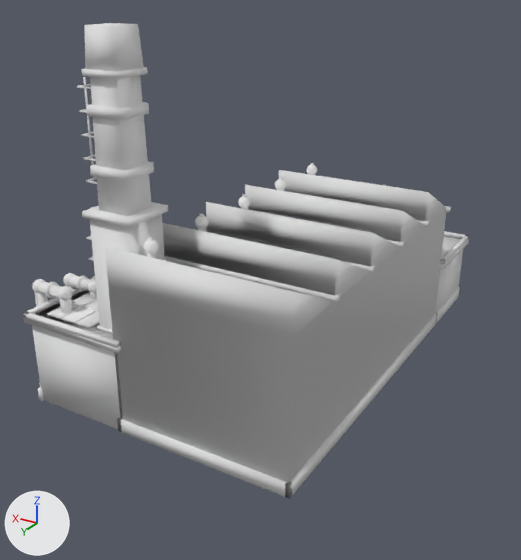
Renders of the glTF model price-of-everything-0.1/assets/supply_chain_3d/industrial_factory_lvl3_contour.glb from each side of a commit.
Rendered twice from a 50 mm camera at (-0.757, 1.341, 0.804) aimed at (-0.023, 0.116, 0.192). Every picture has the same lights, and +X, +Y and +Z are marked at lower left. The picture after the commit comes second. Vertices at exactly the same position are counted once.

In view in the first picture: 'industrial_factory_contour'.
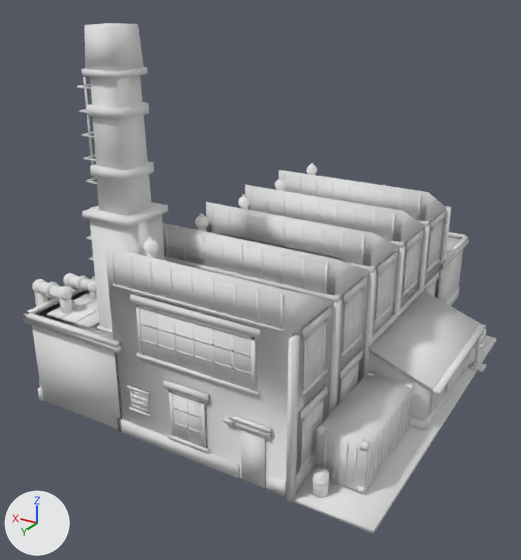
The newer file is also turned or shifted as a whole; pictures and numbers use the older file's frame.

Where the change shows, as pixel boxes (x1, y1, x2, y2) in the pictures (521 x 560 px):
'industrial_factory_contour', reshaped (6% wider, 7% taller)
    before: (23, 23, 469, 499)
    after: (23, 23, 497, 534)
part 1 of me_industrial_factory_contour, added
    after: (436, 207, 451, 300)
part 2 of me_industrial_factory_contour, added
    after: (418, 225, 430, 289)
part 3 of me_industrial_factory_contour, added
    after: (393, 246, 406, 314)
part 4 of me_industrial_factory_contour, added
    after: (361, 270, 376, 380)
part 5 of me_industrial_factory_contour, added
    after: (327, 300, 342, 417)
part 6 of me_industrial_factory_contour, added
    after: (286, 334, 299, 501)
part 7 of me_industrial_factory_contour, added
    after: (368, 287, 425, 347)
part 8 of me_industrial_factory_contour, added
    after: (448, 362, 463, 395)
part 9 of me_industrial_factory_contour, added
    after: (429, 393, 443, 412)
part 10 of me_industrial_factory_contour, added
    after: (463, 355, 472, 374)
part 11 of me_industrial_factory_contour, added
    after: (424, 392, 447, 430)
part 12 of me_industrial_factory_contour, added
    after: (410, 417, 425, 431)
part 13 of me_industrial_factory_contour, added
    after: (433, 324, 486, 395)
part 14 of me_industrial_factory_contour, added
    after: (111, 174, 497, 534)

What the commit changed:
me_industrial_factory_contour is used by ob_industrial_factory_contour; location (0.0, 0.0, 0.0).
me_industrial_factory_contour had 4248 vertices, 6910 faces and spanned x -0.311..0.311, y -0.5..0.5, z 0.0..0.724.
me_industrial_factory_contour now has 6666 vertices, 10710 faces and spans x -0.469..0.311, y -0.5..0.5, z -0.008..0.724.
me_industrial_factory_contour part 1: a new loose piece, a box spanning x -0.3098..-0.3016, y -0.2653..-0.2463, z 0.0..0.2985, in mat_paint (white #e7e7e7).
me_industrial_factory_contour part 2: a new loose piece, a box spanning x -0.3098..-0.3016, y -0.116..-0.097, z 0.0..0.2985, in mat_paint (white #e7e7e7).
me_industrial_factory_contour part 3: a new loose piece, a box spanning x -0.3098..-0.3016, y 0.0332..0.0522, z 0.0..0.2985, in mat_paint (white #e7e7e7).
me_industrial_factory_contour part 4: a new loose piece, a box spanning x -0.3098..-0.3016, y 0.1825..0.2015, z 0.0..0.2985, in mat_paint (white #e7e7e7).
me_industrial_factory_contour part 5: a new loose piece, a box spanning x -0.3098..-0.3016, y 0.3318..0.3507, z 0.0..0.2985, in mat_paint (white #e7e7e7).
me_industrial_factory_contour part 6: a new loose piece, a box spanning x -0.3098..-0.3016, y 0.481..0.5, z 0.0..0.2985, in mat_paint (white #e7e7e7).
me_industrial_factory_contour part 7: a new loose piece, a box spanning x -0.3125..-0.3016, y -0.1133..0.1988, z 0.1486..0.1554, in mat_paint (white #e7e7e7).
me_industrial_factory_contour part 8: a new loose piece, a box spanning x -0.4332..-0.4319, y -0.0455..0.0631, z 0.0..0.0787, in mat_paint (white #e7e7e7).
me_industrial_factory_contour part 9: a new loose piece, a box spanning x -0.436..-0.4319, y 0.1072..0.1737, z 0.0302..0.0377, in mat_paint (white #e7e7e7).
me_industrial_factory_contour part 10: a new loose piece, a box spanning x -0.4346..-0.4265, y -0.1065..-0.0522, z 0.0..0.019, in mat_paint (white #e7e7e7).
me_industrial_factory_contour part 11: a new loose piece, a box spanning x -0.4346..-0.4265, y 0.0699..0.192, z 0.0..0.019, in mat_paint (white #e7e7e7).
me_industrial_factory_contour part 12: a new loose piece, a box spanning x -0.4305..-0.3016, y 0.1879..0.1961, z 0.0..0.019, in mat_paint (white #e7e7e7).
me_industrial_factory_contour part 13: a new loose piece, a box spanning x -0.455..-0.4414, y -0.1133..0.1988, z 0.0882..0.0963, in mat_paint (white #e7e7e7).
me_industrial_factory_contour part 14: 2178 vertices added at x -0.469..0.047, y -0.256..0.499, z -0.008..0.366.
Other edits to the shape of me_industrial_factory_contour do not show in these pictures.
